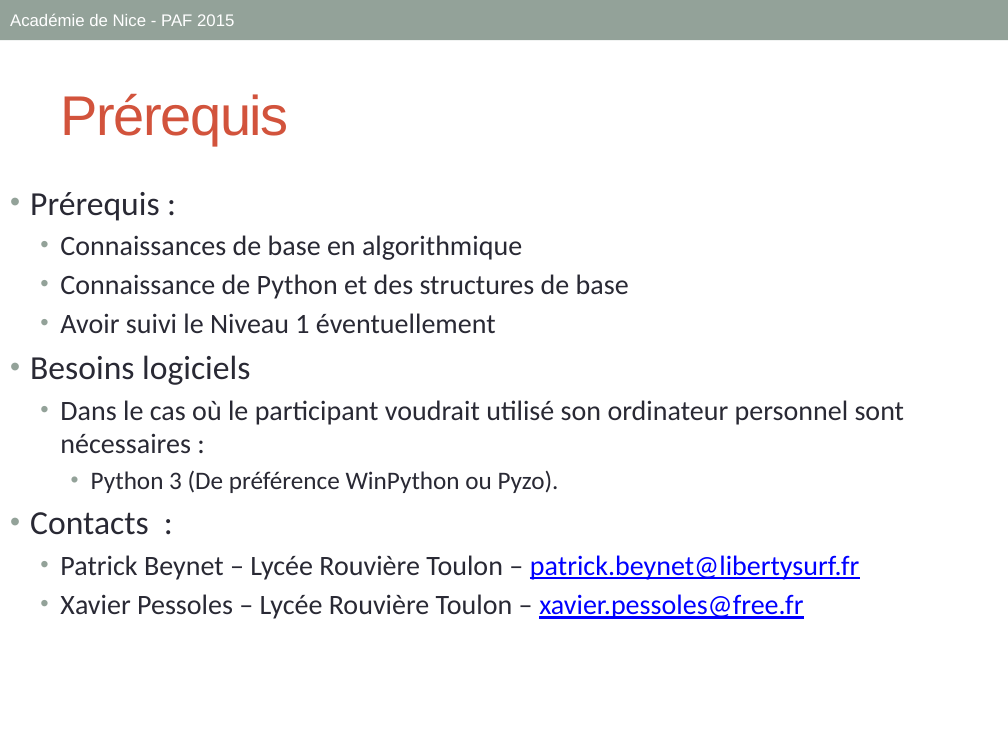
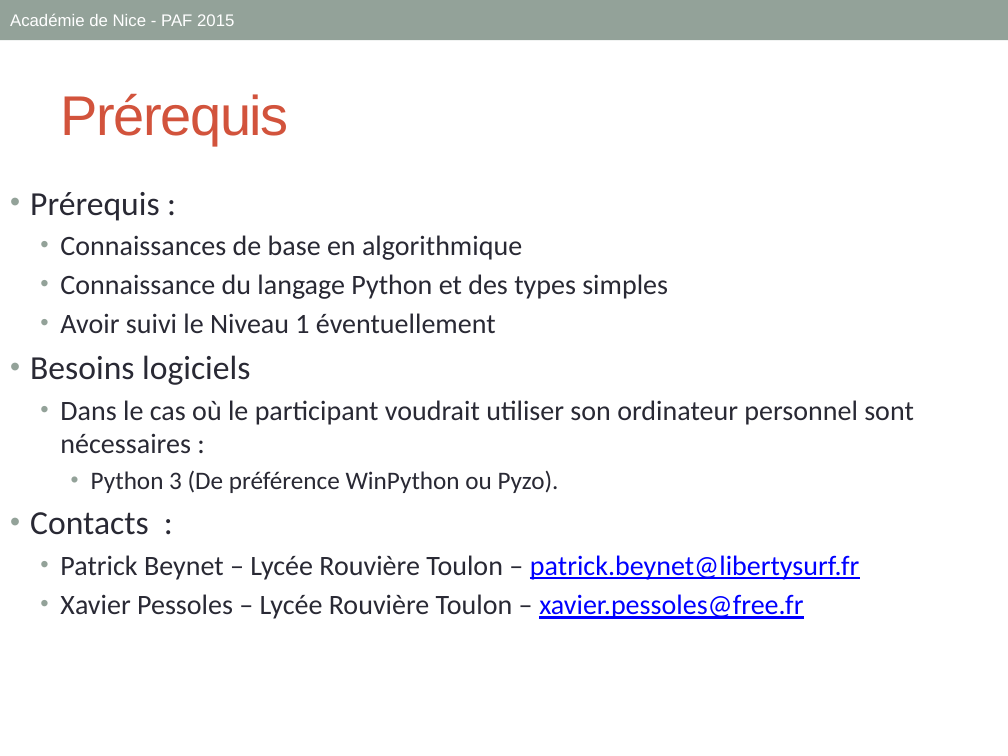
Before and after one commit to xpessoles/Formations, a slide deck: slide 4 of 03_Algorithmique/ALGO2_PPT.pptx (slide 3 before the commit). Drawn at 1008x756 pixels with LibreOffice and Linux fonts; fonts in the diff are those of the drawing. Boxes give left, top, right and bottom in pixels: in the first picture for what was removed or moved away, otherwise in the second. Text is boxed around its words. In the diff, an @@ line names an element or a change of style, - is before the commit and + after.

```diff
--- a/03_Algorithmique/ALGO2_PPT.pptx
+++ b/03_Algorithmique/ALGO2_PPT.pptx
@@ text at (60, 274, 668, 299): text changed @@
-  • Connaissance de Python et des structures de base
+  • Connaissance du langage Python et des types simples
@@ text at (60, 400, 914, 453): text changed @@
-  • Dans le cas où le participant voudrait utilisé son ordinateur personnel sont nécessaires :
+  • Dans le cas où le participant voudrait utiliser son ordinateur personnel sont nécessaires :
```
Also in this commit, not shown: 2 other slides changed, 1 slide added, 12 other files.
